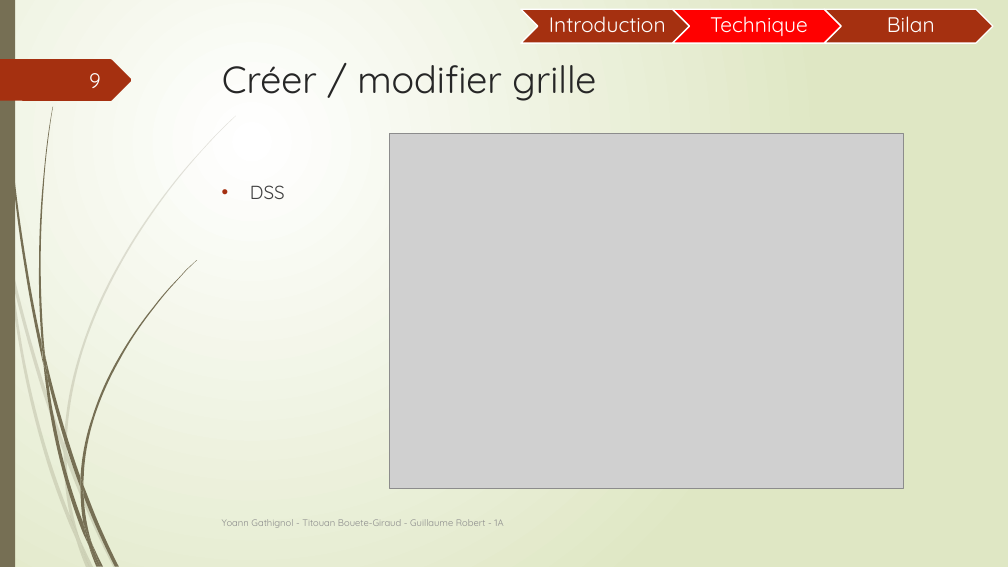
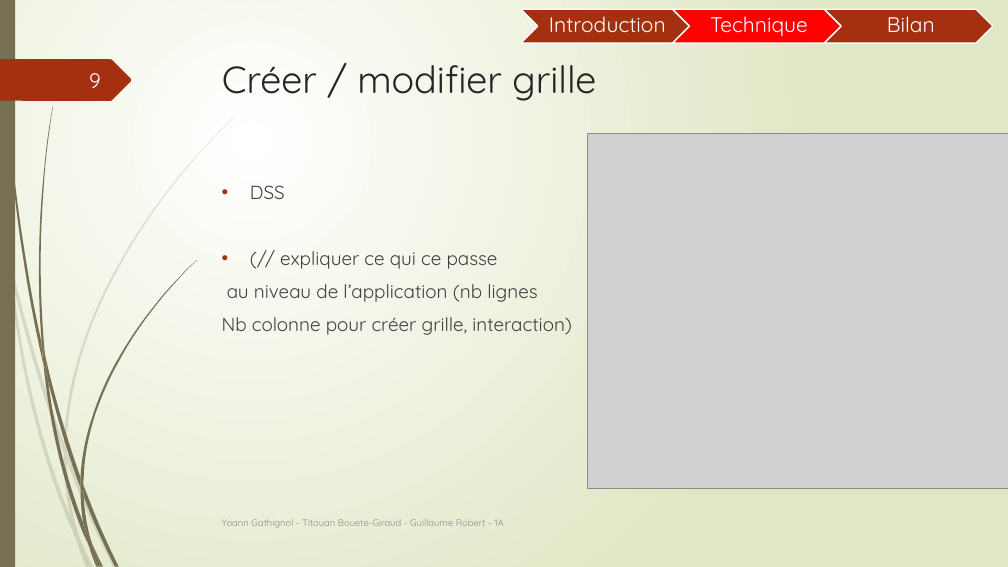
Before and after one commit to Guyoms/PTUT2016, a slide deck: slide 9 of IHearISay/I_HEAR_I_SAY_Points_Techniques.pptx. Drawn at 1008x567 pixels with LibreOffice and Linux fonts; fonts in the diff are those of the drawing; grey boxes stand for pictures. Boxes give left, top, right and bottom in pixels: in the first picture for what was removed or moved away, otherwise in the second. Text is boxed around its words. In the diff, an @@ line names an element or a change of style, - is before the commit and + after.

Commit message:
modif

```diff
--- a/IHearISay/I_HEAR_I_SAY_Points_Techniques.pptx
+++ b/IHearISay/I_HEAR_I_SAY_Points_Techniques.pptx
@@ picture: place and size @@
-picture at bbox=[389, 134, 903, 489]
+picture at bbox=[588, 134, 1008, 489]
@@ text at bbox=[222, 251, 572, 335]: paragraphs added @@
+• (// expliquer ce qui ce passe
+au niveau de l’application (nb lignes
+Nb colonne pour créer grille, interaction)
```
Also in this commit, not shown: 7 other slides changed.
